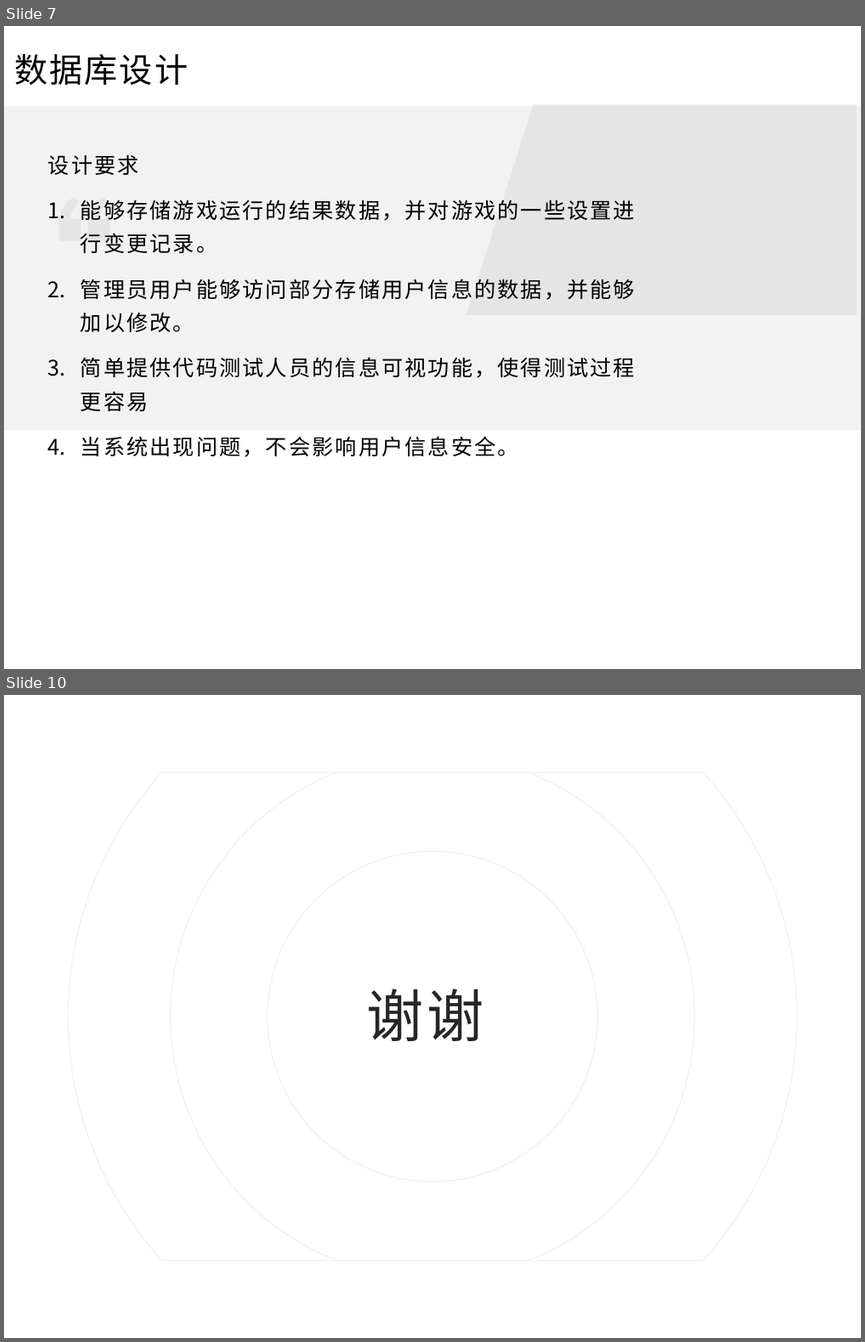
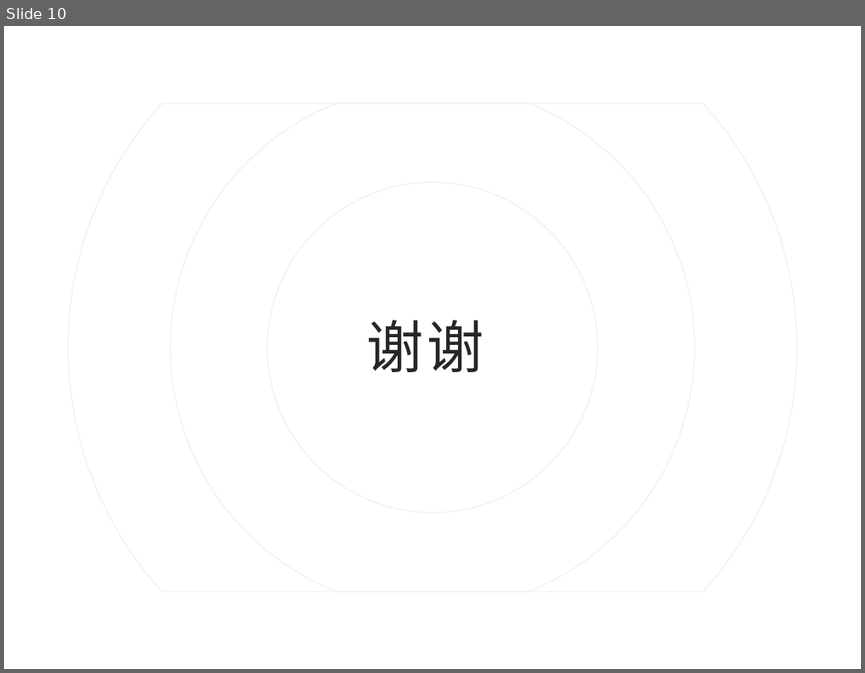
Before and after one commit to agukl/tankWar, a slide deck: 详细设计.pptx. Shown one above the other, each under a label of ours: slides 7 and 10 before the commit, slide 10 after it; the slides between them are not shown. The pictures are 865x1342 and 865x673 pixels, drawn with LibreOffice and Linux fonts; fonts in the diff are those of the drawing. Boxes give left, top, right and bottom in pixels: in the first picture for what was removed or moved away, otherwise in the second. Text is boxed around its words. In the diff, an @@ line names an element or a change of style, - is before the commit and + after.

```diff
--- a/详细设计.pptx
+++ b/详细设计.pptx
@@ slide 7 removed at [4,26,861,669], background #FFFFFF @@
@@ text removed at [14,54,188,86] @@
-数据库设计
@@ rectangle removed at [4,107,861,431] @@
@@ freeform shape removed at [466,105,857,316] @@
@@ text removed at [48,155,635,457] @@
-设计要求
-1. 能够存储游戏运行的结果数据，并对游戏的一些设置进行变更记录。
-2. 管理员用户能够访问部分存储用户信息的数据，并能够加以修改。
-3. 简单提供代码测试人员的信息可视功能，使得测试过程更容易
-4. 当系统出现问题，不会影响用户信息安全。
@@ freeform shape removed at [59,197,80,241] @@
@@ freeform shape removed at [88,197,109,241] @@
```
Also in this commit, not shown: 4 slides changed, 5 slides added, 4 other slides removed, 1 other file.
